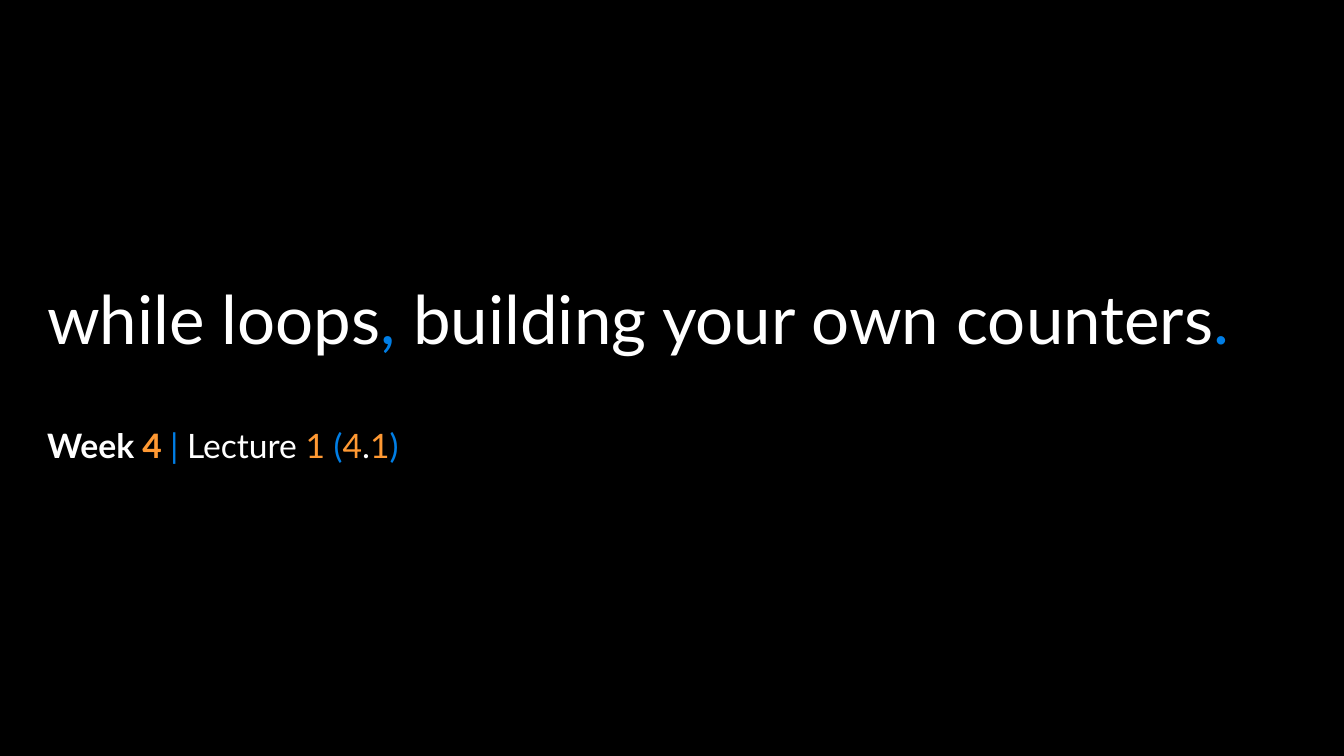
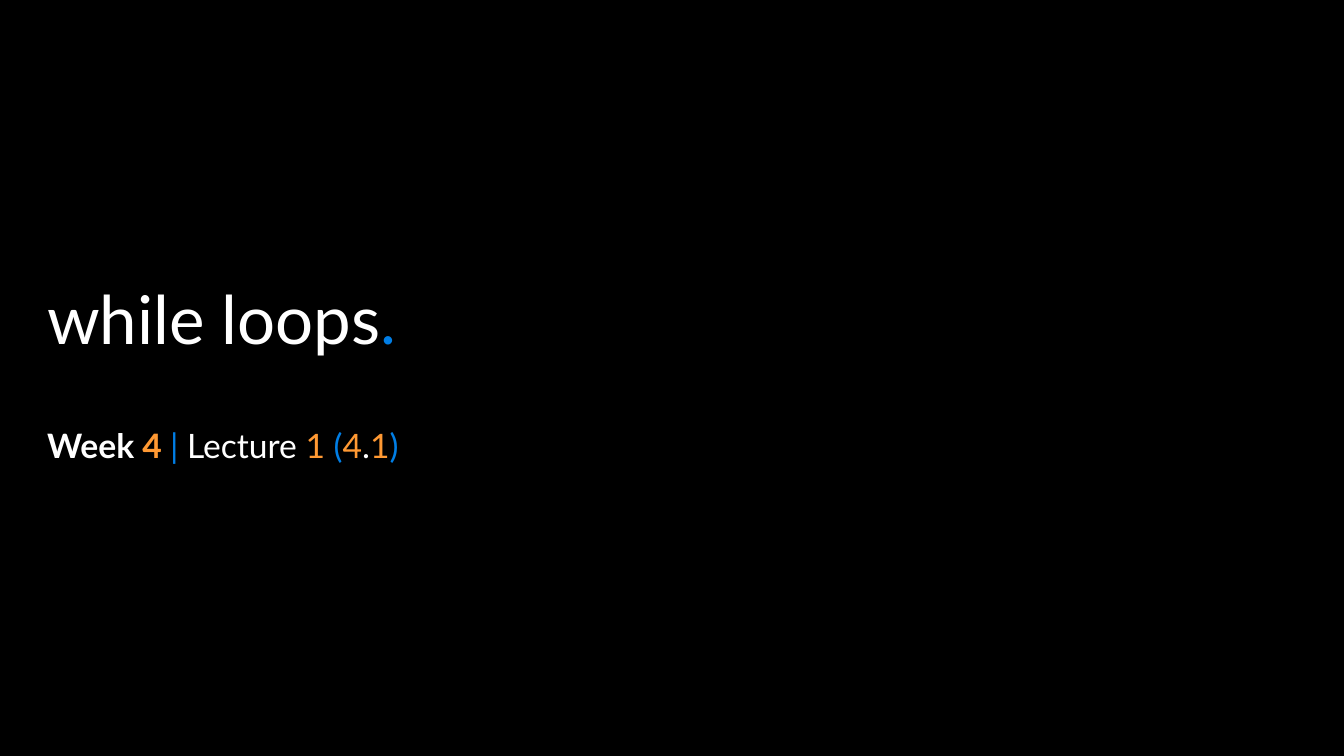
Before and after one commit to APS106/APS106-winter-2022-material, a slide deck: slide 1 of lectures/week4/lecture1/slides/week4_lecture1.pptx. Drawn at 1344x756 pixels with LibreOffice and Linux fonts; fonts in the diff are those of the drawing; background and template pictures are left out. Boxes give left, top, right and bottom in pixels: in the first picture for what was removed or moved away, otherwise in the second. Text is boxed around its words. In the diff, an @@ line names an element or a change of style, - is before the commit and + after.

```diff
--- a/lectures/week4/lecture1/slides/week4_lecture1.pptx
+++ b/lectures/week4/lecture1/slides/week4_lecture1.pptx
@@ title at [47, 294, 397, 356]: text changed @@
-while loops, building your own counters.
+while loops.
```
Also in this commit, not shown: 8 other slides changed, 12 slides added, 3 other files.
